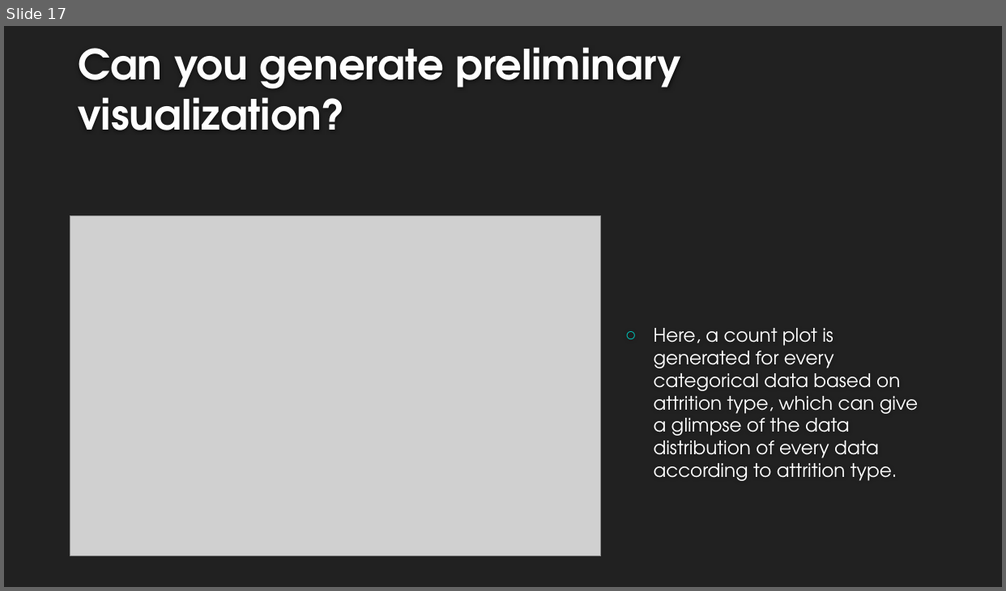
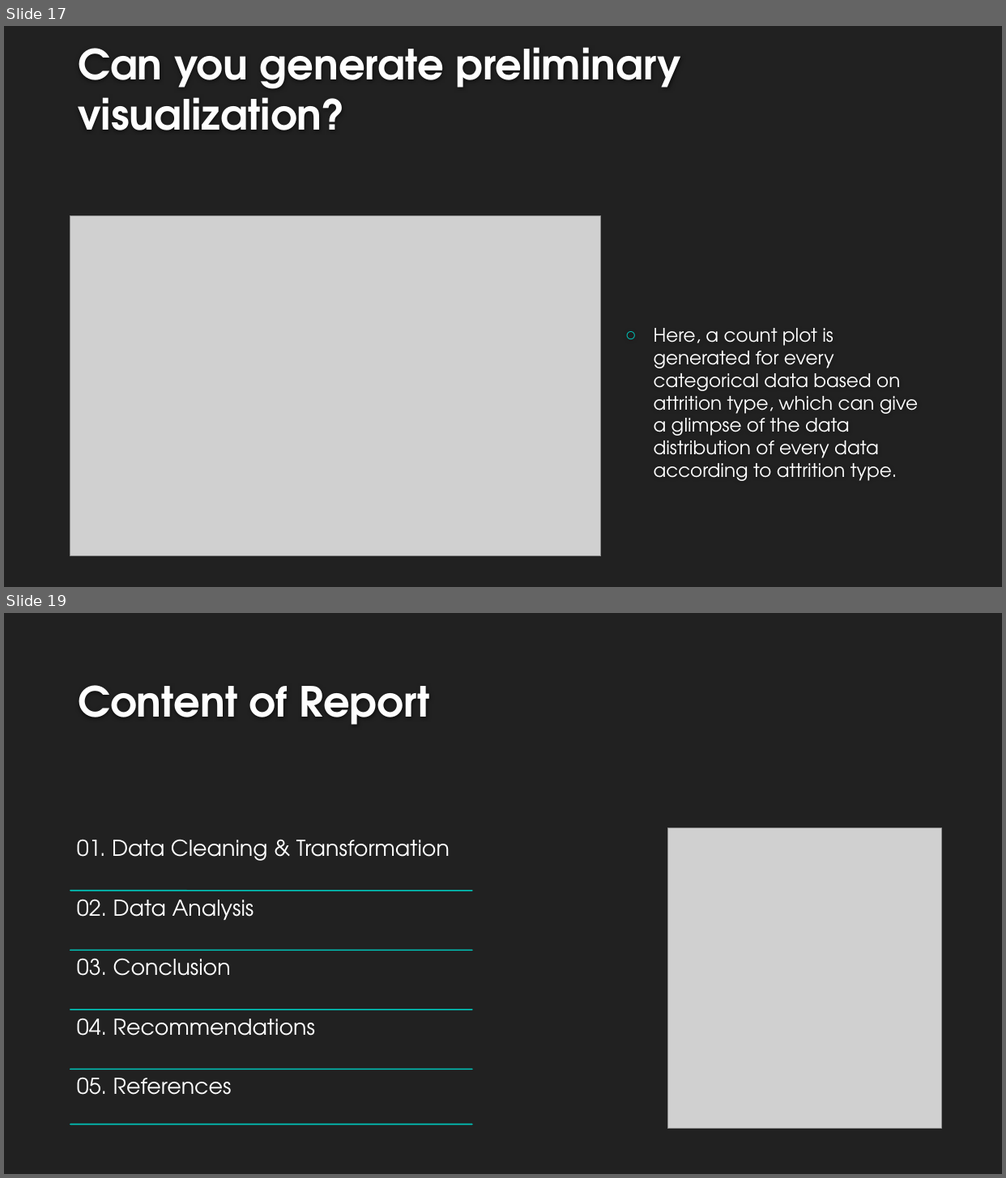
Before and after one commit to zeelmendpara05/IBM-HR-Atrrition, a slide deck: Team-5-project.pptx. Shown one above the other, each under a label of ours: slide 17 before the commit, slides 17 and 19 after it; the slides between them are not shown. The pictures are 1006x591 and 1006x1178 pixels, drawn with LibreOffice and Linux fonts; fonts in the diff are those of the drawing; grey boxes stand for pictures; background and template pictures are left out. Boxes give left, top, right and bottom in pixels: in the first picture for what was removed or moved away, otherwise in the second. Text is boxed around its words. In the diff, an @@ line names an element or a change of style, - is before the commit and + after.

```diff
--- a/Team-5-project.pptx
+++ b/Team-5-project.pptx
@@ slide 19 added at (4, 613, 1002, 1174), background #212121 @@
@@ title added at (78, 685, 430, 725), 40 pt, text #FEFEFE, bold @@
+Content of Report
@@ picture added at (668, 828, 941, 1129) @@
@@ group added at (70, 839, 472, 1124): 5 lines, 5 texts @@
+01. Data Cleaning & Transformation
+02. Data Analysis
+03. Conclusion
+04. Recommendations
+05. References
```
Also in this commit, not shown: 16 other slides added, 1 other file.
